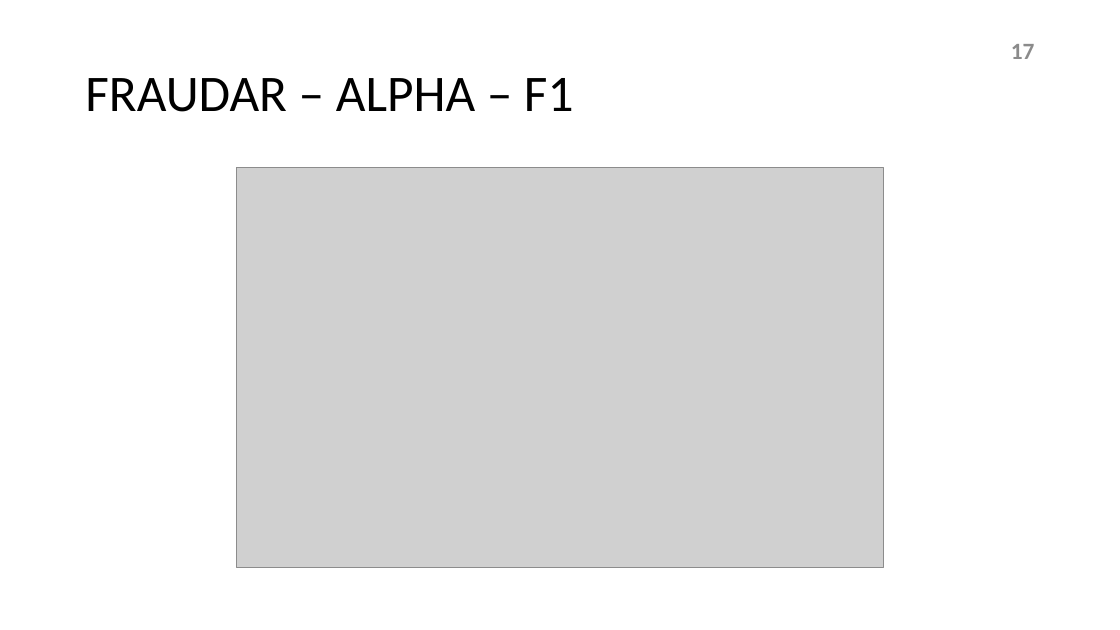
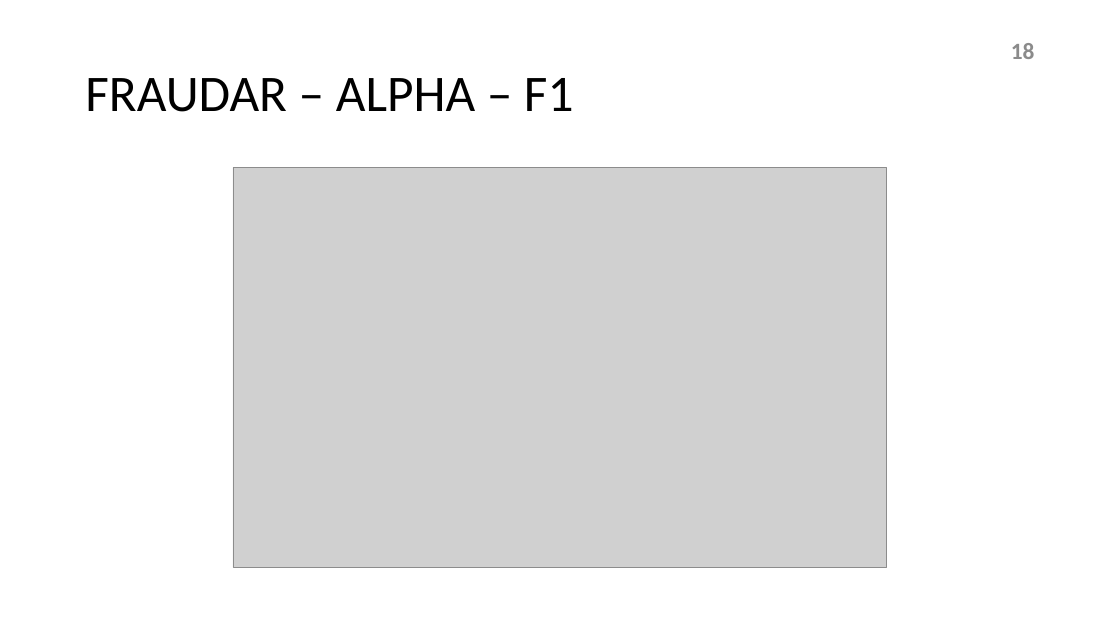
Before and after one commit to hellokayas/Sockfarm-Project, a slide deck: slide 18 of resources/sockfarm.pptx (slide 17 before the commit). Drawn at 1120x630 pixels with LibreOffice and Linux fonts; fonts in the diff are those of the drawing; grey boxes stand for pictures. Boxes give left, top, right and bottom in pixels: in the first picture for what was removed or moved away, otherwise in the second. Text is boxed around its words. In the diff, an @@ line names an element or a change of style, - is before the commit and + after.

```diff
--- a/resources/sockfarm.pptx
+++ b/resources/sockfarm.pptx
@@ page number at <box>1011,43,1035,59</box>: text changed @@
-17
+18
@@ picture: place and size @@
-picture at <box>237,168,884,568</box>
+picture at <box>233,168,887,568</box>
```
Also in this commit, not shown: 1 other slide changed, 1 slide added, 1 other file.
